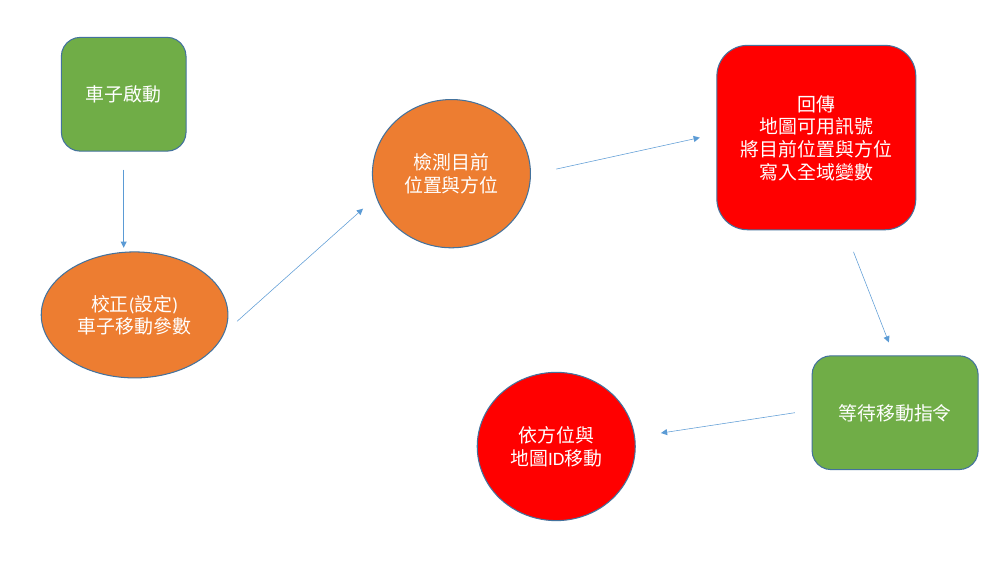
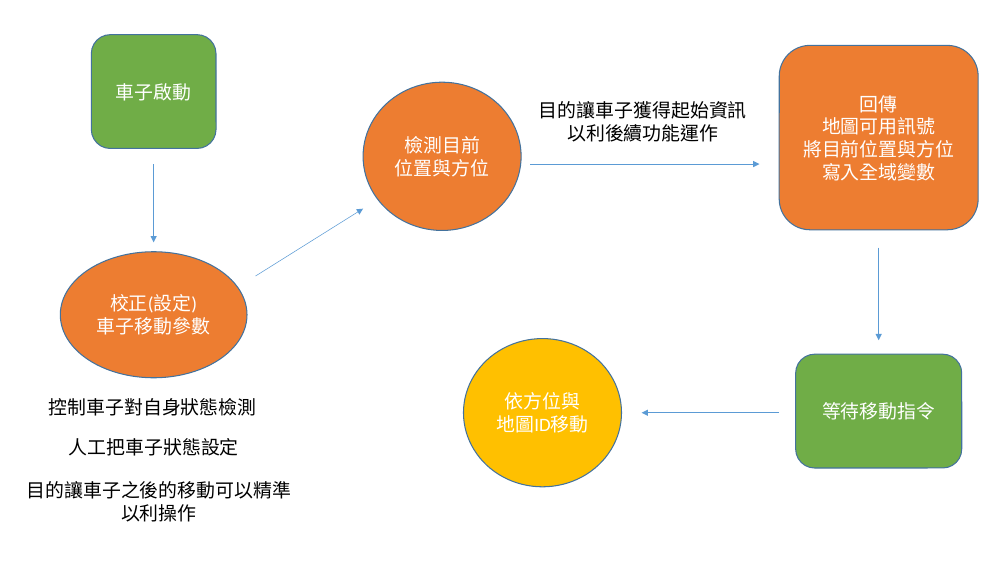
Before and after one commit to mskhrk/nttu_smartCar, a slide deck: slide 10 of document/運作流程圖.pptx (slide 7 before the commit). Drawn at 1008x567 pixels with LibreOffice and Linux fonts; fonts in the diff are those of the drawing. Boxes give left, top, right and bottom in pixels: in the first picture for what was removed or moved away, otherwise in the second. Text is boxed around its words. In the diff, an @@ line names an element or a change of style, - is before the commit and + after.

Commit message:
20180603
文件更新
開始 檢測目前位置與方位功能建置

```diff
--- a/document/運作流程圖.pptx
+++ b/document/運作流程圖.pptx
@@ rounded rectangle "車子啟動": place and size @@
-rounded rectangle "車子啟動" at (61, 37, 186, 151)
+rounded rectangle "車子啟動" at (91, 35, 216, 149)
@@ rounded rectangle "回傳 地圖可用訊號 將目前位置與方位寫入全域變數": place and size @@
-rounded rectangle "回傳 地圖可用訊號 將目前位置與方位寫入全域變數" at (717, 45, 916, 230)
+rounded rectangle "回傳 地圖可用訊號 將目前位置與方位寫入全域變數" at (780, 45, 979, 230)
@@ rounded rectangle "回傳 地圖可用訊號 將目前位置與方位寫入全域變數" at (780, 45, 979, 230): fill #FF0000 to #ED7D31 @@
@@ ellipse "檢測目前 位置與方位": place and size @@
-ellipse "檢測目前 位置與方位" at (373, 100, 531, 248)
+ellipse "檢測目前 位置與方位" at (363, 82, 521, 231)
@@ text added at (539, 101, 747, 142), 18 pt, text #000000 @@
+目的讓車子獲得起始資訊
+以利後續功能運作
@@ arrow moved from (124, 169) - (124, 248) to (154, 164) - (154, 243) @@
@@ arrow moved from (557, 169) - (700, 138) to (531, 164) - (760, 164) @@
@@ arrow moved from (237, 321) - (363, 209) to (256, 276) - (363, 209) @@
@@ ellipse "校正(設定) 車子移動參數": place and size @@
-ellipse "校正(設定) 車子移動參數" at (42, 252, 228, 378)
+ellipse "校正(設定) 車子移動參數" at (60, 252, 247, 378)
@@ arrow moved from (854, 252) - (889, 343) to (879, 247) - (879, 340) @@
@@ ellipse "依方位與": place and size @@
-ellipse "依方位與" at (477, 373, 635, 521)
+ellipse "依方位與" at (464, 339, 622, 487)
@@ ellipse "依方位與" at (464, 339, 622, 487): fill #FF0000 to #FFC000 @@
@@ rounded rectangle "等待移動指令": place and size @@
-rounded rectangle "等待移動指令" at (812, 356, 979, 470)
+rounded rectangle "等待移動指令" at (796, 355, 963, 469)
@@ text added at (49, 398, 257, 416), 18 pt, text #000000 @@
+控制車子對自身狀態檢測
@@ arrow moved from (796, 413) - (661, 433) to (780, 413) - (642, 413) @@
@@ text added at (69, 438, 239, 456), 18 pt, text #000000 @@
+人工把車子狀態設定
@@ text added at (27, 481, 292, 522), 18 pt, text #000000 @@
+目的讓車子之後的移動可以精準
+以利操作
```
Also in this commit, not shown: 9 other slides changed, 4 slides added, 2 slides removed, 3 other files.
